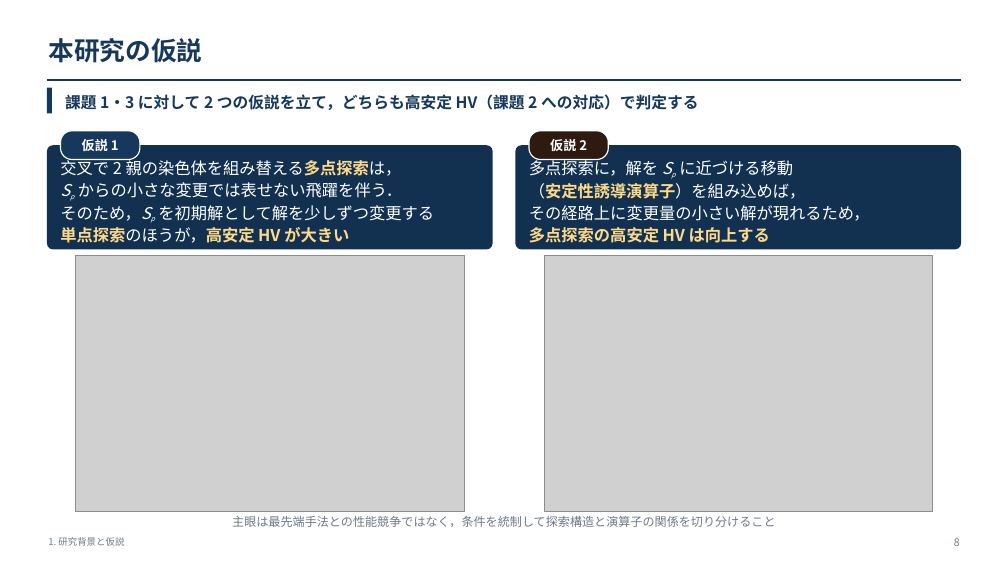
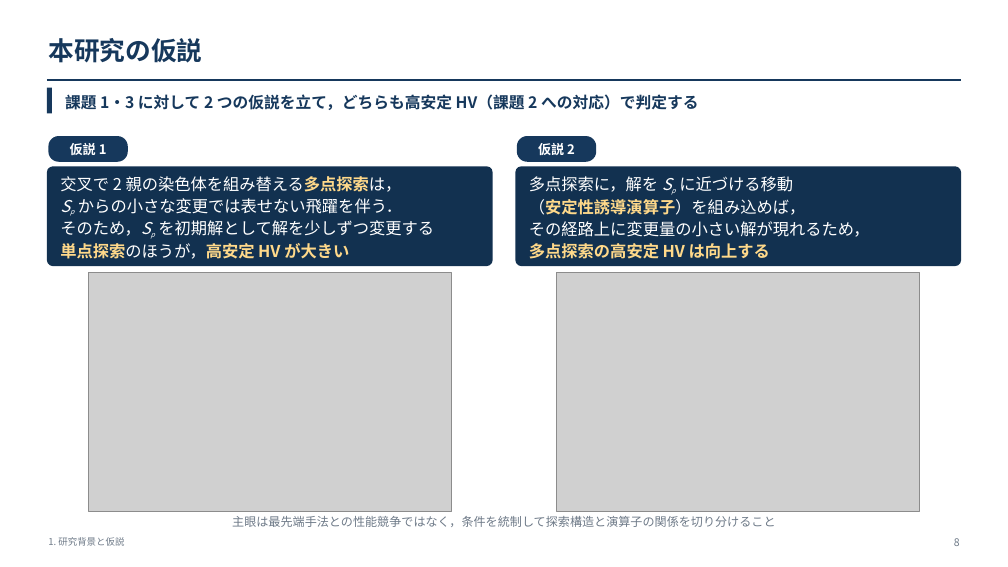
Before and after one commit to kitotakumi/stability_scheduling, a slide deck: slide 8 of doc/presentation_materials/JIMA2026fall_発表.pptx. Drawn at 1008x567 pixels with LibreOffice and Linux fonts; fonts in the diff are those of the drawing; grey boxes stand for pictures. Boxes give left, top, right and bottom in pixels: in the first picture for what was removed or moved away, otherwise in the second. Text is boxed around its words. In the diff, an @@ line names an element or a change of style, - is before the commit and + after.

```diff
--- a/doc/presentation_materials/JIMA2026fall_発表.pptx
+++ b/doc/presentation_materials/JIMA2026fall_発表.pptx
@@ rounded rectangle "仮説 1" moved from (x1=60, y1=131, x2=140, y2=160) to (x1=48, y1=136, x2=128, y2=162) @@
@@ rounded rectangle "仮説 1" at (x1=48, y1=136, x2=128, y2=162): outline #FFFFFF 1.1 pt to none @@
@@ rounded rectangle "仮説 2" moved from (x1=529, y1=131, x2=609, y2=160) to (x1=517, y1=136, x2=597, y2=162) @@
@@ rounded rectangle "仮説 2" at (x1=517, y1=136, x2=597, y2=162): fill #2E1A0E to #16385C; outline #FFFFFF 1.1 pt to none @@
@@ rounded rectangle resized from (x1=47, y1=145, x2=493, y2=250) to (x1=47, y1=166, x2=493, y2=266) @@
@@ text "交叉で 2 親の染色体を組み替える多点探索は，" moved from (x1=60, y1=158, x2=434, y2=243) to (x1=60, y1=176, x2=434, y2=259) @@
@@ rounded rectangle resized from (x1=516, y1=145, x2=962, y2=250) to (x1=516, y1=166, x2=962, y2=266) @@
@@ text "多点探索に，解を Sp に近づける移動" moved from (x1=529, y1=158, x2=870, y2=243) to (x1=529, y1=176, x2=870, y2=259) @@
@@ picture resized from (x1=76, y1=256, x2=464, y2=511) to (x1=88, y1=272, x2=451, y2=511) @@
@@ picture resized from (x1=544, y1=256, x2=933, y2=511) to (x1=557, y1=272, x2=920, y2=511) @@
```
Also in this commit, not shown: 3 other slides changed, 2 other files.
